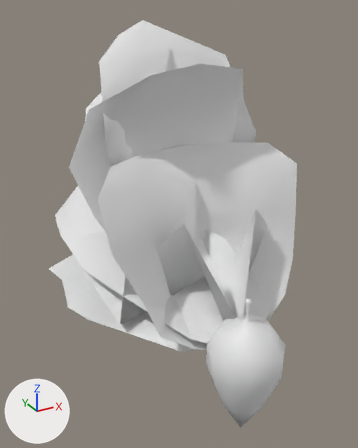
An edit to the FBX model Assets/Models/Petalos.fbx, drawn before and after from the same camera.
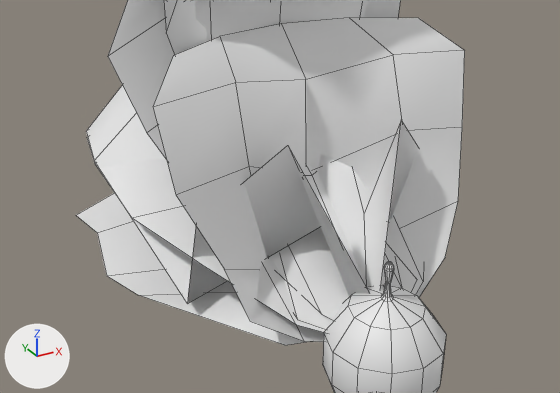
There are two pictures of each version: one whole from a 50 mm lens placed at (-1.84, -2.34, 2.32), pointed at (0.3, 1.56, 0.38), one close up on the part from 0% to 100% of the width and 29% to 85% of the height. The lights are fixed; the arrows at lower left show +X, +Y and +Z. The close-ups show mesh edges as thin lines. Where no turn or scale is listed for an object, it has been applied to the vertices.

In view in the first close-up: 'Petalo2', 'Petalo3', 'Petalo6', 'Sphere', 'petalo1', 'petalo4', 'petalo5', 'petalo7', 'petalo8'.
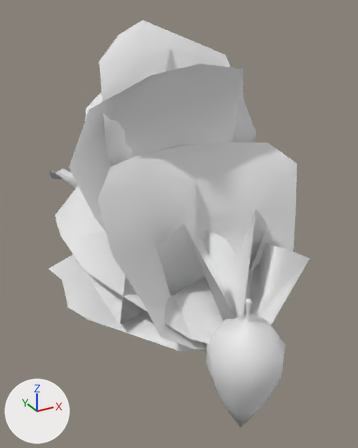
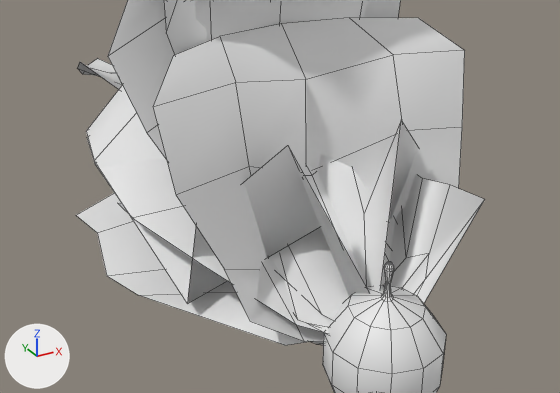
Commit message: Nuevos petalos y corrección de la silleta que si se le quitaban las flores seguian emparentadas

Where the change shows, as pixel boxes [x1, y1, x2, y2] in the close-ups (560 x 393 px):
'petalo9', added: after [118, 174, 485, 334]
'Petalo10', added: after [78, 59, 323, 345]

Edits to the bpy script that builds the scene:
```text
Add me_plane_009:
    me_plane_009.from_pydata(...)  # 25 vertices, 16 faces; spans x -0.51..0.32, y -0.01..4.11, z 0.0..0.73
Add me_plane_008:
    me_plane_008.from_pydata(...)  # 25 vertices, 16 faces; spans x -0.76..0.86, y -0.12..2.39, z -0.33..0.62
Add ob_petalo10:
    ob_petalo10 = bpy.data.objects.new('Petalo10', me_plane_009)
    ob_petalo10.location = (0.0, 0.0, 0.0)
Add ob_petalo9:
    ob_petalo9 = bpy.data.objects.new('petalo9', me_plane_008)
    ob_petalo9.location = (0.0, 0.0, 0.0)
```
